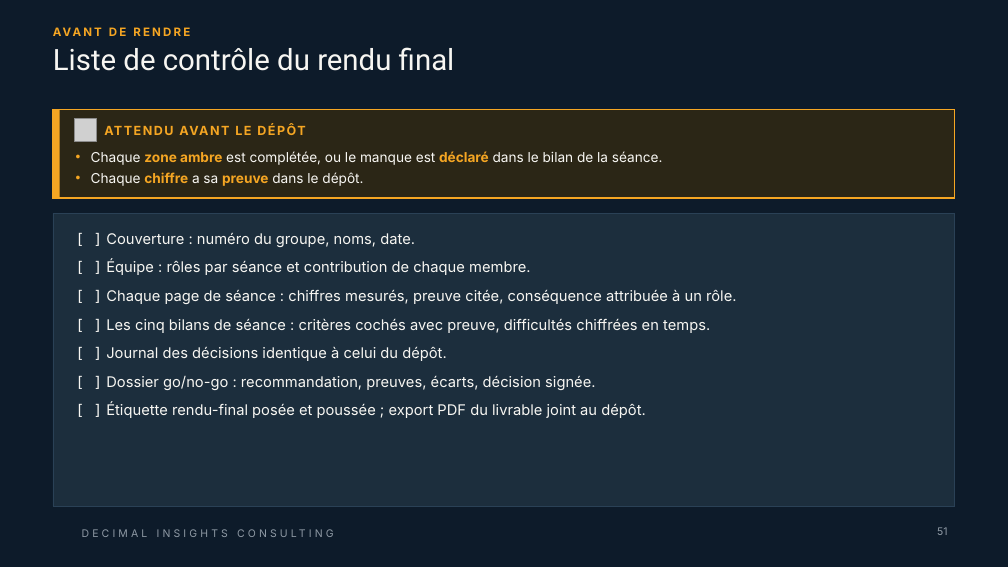
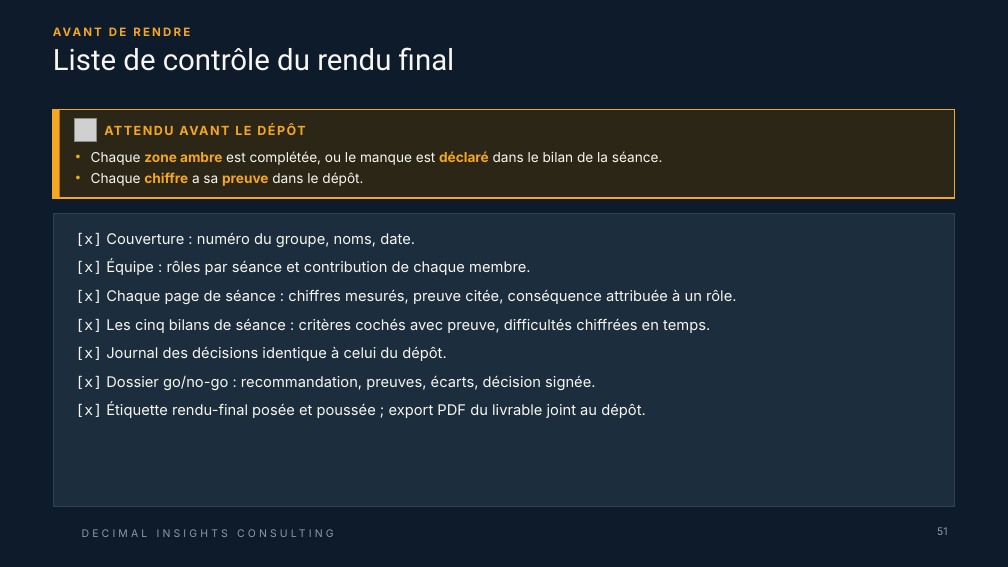
Before and after one commit to ruthabebeneg/td-qualite-g02, a slide deck: slide 51 of livrables/Livrable_Groupe_TD_AssurConnect.pptx. Drawn at 1008x567 pixels with LibreOffice and Linux fonts; fonts in the diff are those of the drawing; grey boxes stand for pictures; background and template pictures are left out. Boxes give left, top, right and bottom in pixels: in the first picture for what was removed or moved away, otherwise in the second. Text is boxed around its words. In the diff, an @@ line names an element or a change of style, - is before the commit and + after.

```diff
--- a/livrables/Livrable_Groupe_TD_AssurConnect.pptx
+++ b/livrables/Livrable_Groupe_TD_AssurConnect.pptx
@@ text at [76, 233, 736, 418]: text changed @@
-[ ] Couverture : numéro du groupe, noms, date.
-[ ] Équipe : rôles par séance et contribution de chaque membre.
-[ ] Chaque page de séance : chiffres mesurés, preuve citée, conséquence attribuée à un rôle.
-[ ] Les cinq bilans de séance : critères cochés avec preuve, difficultés chiffrées en temps.
-[ ] Journal des décisions identique à celui du dépôt.
-[ ] Dossier go/no-go : recommandation, preuves, écarts, décision signée.
-[ ] Étiquette rendu-final posée et poussée ; export PDF du livrable joint au dépôt.
+[x] Couverture : numéro du groupe, noms, date.
+[x] Équipe : rôles par séance et contribution de chaque membre.
+[x] Chaque page de séance : chiffres mesurés, preuve citée, conséquence attribuée à un rôle.
+[x] Les cinq bilans de séance : critères cochés avec preuve, difficultés chiffrées en temps.
+[x] Journal des décisions identique à celui du dépôt.
+[x] Dossier go/no-go : recommandation, preuves, écarts, décision signée.
+[x] Étiquette rendu-final posée et poussée ; export PDF du livrable joint au dépôt.
```
Also in this commit, not shown: 6 other slides changed.
